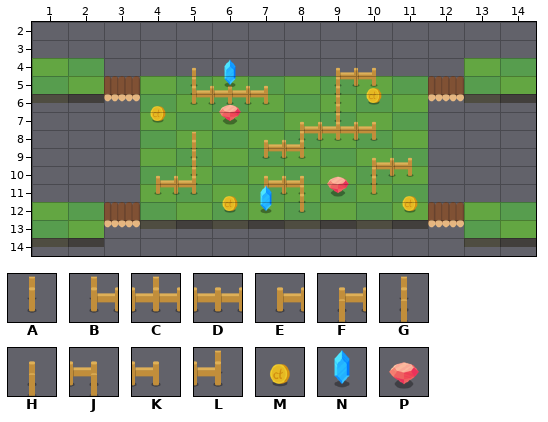
One commit to this Tiled map (JSON): maps/stage4.json. That is the earlier state.
Cells are 64x32 px. Shown: x 1..14, y 2..14.
Key: from "objects": A 0, B 1, C 2, D 3, E 4, F 5, G 7, H 8, J 9, K 12, L 13, M 29, N 30, P 31.
_ is an empty cell.
Objects are placed by their top-left corner, in cells (3,4 is the top-left corner of cell 3,4); size is 1x1 cell unless given.
Layers that did not change in this view are not listed.
Layer "obstacles" before, first column x 1:
 2 ______________
 3 ______________
 4 ______________
 5 ____H___FK____
 6 ____BDK_G_____
 7 ________G_____
 8 _______FCK____
 9 ____A_EL______
10 ____G____FK___
11 ___EL_EJ_A____
12 _______A______
13 ______________
14 ______________
Layer "items" before, first column x 1:
 2 ______________
 3 ______________
 4 ______________
 5 _____N________
 6 _________M____
 7 ___M_P________
 8 ______________
 9 ______________
10 ______________
11 ________P_____
12 _____MN___M___
13 ______________
14 ______________
The result:
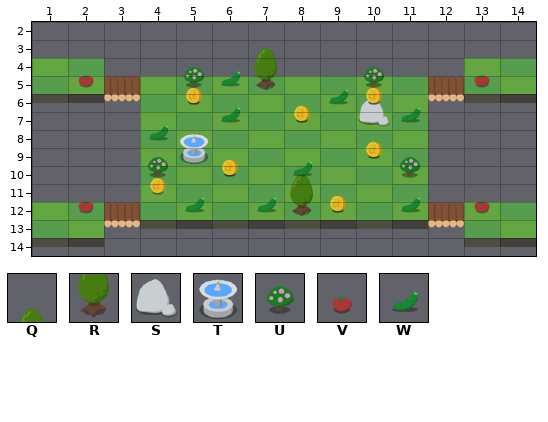
Further tiles: from "objects": Q 15, R 23, S 24, T 25, U 26, V 36, W 37.
Edits made:
Layer "obstacles" (removed):
y 5: x 5 H -> _; x 9..10 FK -> __
y 6: x 5..7 BDK -> ___; x 9 G -> _
y 7: x 9 G -> _
y 8: x 8..10 FCK -> ___
y 9: x 5 A -> _; x 7..8 EL -> __
y 10: x 5 G -> _; x 10..11 FK -> __
y 11: x 4..5 EL -> __; x 7..8 EJ -> __; x 10 A -> _
y 12: x 8 A -> _
Layer "items" (removed):
y 5: x 6 N -> _
y 6: x 10 M -> _
y 7: x 4 M -> _; x 6 P -> _
y 11: x 9 P -> _
y 12: x 6..7 MN -> __; x 11 M -> _
Layer "obstacles" (added):
added: Q at 7,2 size 1x2
added: U at 5,4 size 1x2
added: U at 10,4 size 1x2
added: R at 7,4 size 1x2
added: S at 10,6 size 1x2
added: T at 5,8 size 1x2
added: U at 11,9 size 1x2
added: U at 4,9 size 1x2
added: Q at 8,9 size 1x2
added: R at 8,11 size 1x2
Layer "items" (added):
added: V at 13,4 size 1x2
added: V at 2,4 size 1x2
added: W at 6,4 size 1x2
added: M at 5,5 size 1x2
added: M at 10,5 size 1x2
added: M at 5,5 size 1x2
added: M at 10,5 size 1x2
added: W at 9,5 size 1x2
added: M at 8,6 size 1x2
added: M at 8,6 size 1x2
added: W at 6,6 size 1x2
added: W at 11,6 size 1x2
added: W at 4,7 size 1x2
added: M at 10,8 size 1x2
added: M at 10,8 size 1x2
added: M at 6,9 size 1x2
added: M at 6,9 size 1x2
added: W at 8,9 size 1x2
added: M at 4,10 size 1x2
added: V at 2,11 size 1x2
added: V at 13,11 size 1x2
added: M at 9,11 size 1x2
added: M at 9,11 size 1x2
added: W at 5,11 size 1x2
added: W at 11,11 size 1x2
added: W at 7,11 size 1x2
